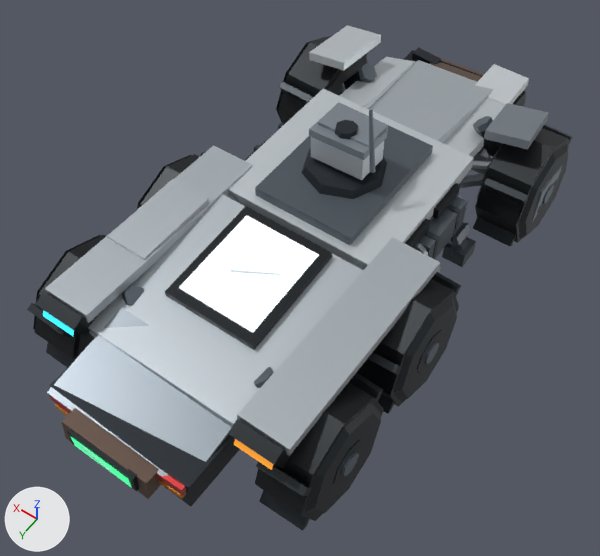
A saved change to the glTF model assets/recon-rover-s/derived/meshopt/lod1/r47xs_recon_rover_d1_lod1.meshopt.glb.
Camera for both pictures: a 50 mm camera at (-2.29, 3.5, 5.35) aimed at (-0.1, 0.44, 0.53). The axes (+X, +Y, +Z) are drawn at lower left. The lights are the same throughout. The older version comes first. Where no turn or scale is listed for an object, it has been applied to the vertices. Vertices at exactly the same position are counted once.

Names of what the first picture shows: 'CHASSIS_ARMOR_BODY', 'DEBRIS_FENDER_POS_X', 'DISPLAY_FDAI_TELEMETRY_PANEL', 'WHEEL_FL', 'WHEEL_FR', 'WHEEL_ML', 'WHEEL_MR', 'WHEEL_RL', 'WHEEL_RR', 'ZONE_FLANK_NEG_X', 'ZONE_FLANK_POS_X', 'ZONE_FRONT_BUMPER', 'ZONE_REAR_PANEL' and 17 more.
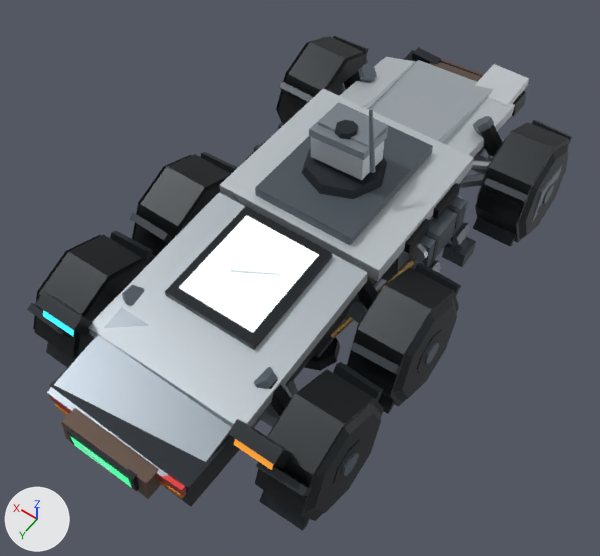
Boxes (x1, y1, x2, y2) around the edits, measured in the pictures (600 x 556 px):
'ZONE_FRONT_BUMPER', reshaped (22% narrower, 17% shorter): before (309, 25, 549, 157); after (339, 47, 526, 157)
'DEBRIS_FENDER_POS_X', no longer drawn: before (107, 179, 209, 260)
part 1 of me_mesh_9, deleted: before (484, 103, 549, 150)
part 2 of me_mesh_9, deleted: before (309, 25, 381, 71)
part 3 of me_mesh_11, deleted: before (237, 237, 440, 456)
part 4 of me_mesh_12, deleted: before (45, 145, 253, 323)
'WHEEL_RR', unchanged, uncovered by the edit: before (27, 235, 106, 368); after (27, 231, 153, 368)
'WHEEL_MR', unchanged, uncovered by the edit: before (137, 152, 205, 210); after (130, 152, 238, 262)

What changed in the scene script:
```text
Change me_mesh_9:
    used by ob_zone_front_bumper; location = (0.0, 0.0, 0.56)
    remove me_mesh_9.from_pydata(...)  # 120 vertices, 180 faces; spans x -1.01..0.97, y -2.34..-0.89, z -0.29..0.55
    add me_mesh_9.from_pydata(...)  # 104 vertices, 156 faces; spans x -0.6..0.65, y -2.34..-0.89, z -0.29..0.41
    me_mesh_9 part 1: the loose piece of 8 vertices spanning x -1.01..-0.59, y -1.79..-1.17, z 0.3..0.54 is deleted
    me_mesh_9 part 2: the loose piece of 8 vertices spanning x 0.63..0.97, y -1.77..-1.19, z 0.37..0.55 is deleted
Change me_mesh_11:
    used by ob_zone_flank_neg_x; location = (0.0, 0.0, 0.56)
    remove me_mesh_11.from_pydata(...)  # 172 vertices, 284 faces; spans x -0.99..-0.3, y -0.86..1.91, z -0.22..0.47
    add me_mesh_11.from_pydata(...)  # 164 vertices, 272 faces; spans x -0.97..-0.3, y -0.86..1.91, z -0.22..0.47
    me_mesh_11 part 3: the loose piece of 8 vertices spanning x -0.99..-0.61, y 0.05..1.79, z 0.32..0.46 is deleted
Change me_mesh_12:
    used by ob_zone_flank_pos_x; location = (0.0, 0.0, 0.56)
    remove me_mesh_12.from_pydata(...)  # 172 vertices, 284 faces; spans x 0.3..0.99, y -0.86..1.91, z -0.22..0.47
    add me_mesh_12.from_pydata(...)  # 164 vertices, 272 faces; spans x 0.3..0.97, y -0.86..1.91, z -0.22..0.47
    me_mesh_12 part 4: the loose piece of 8 vertices spanning x 0.61..0.99, y 0.05..1.79, z 0.32..0.46 is deleted
Change ob_debris_fender_pos_x:
    ob_debris_fender_pos_x: bpy.data.objects.new('DEBRIS_FENDER_POS_X', me_mesh_16) -> bpy.data.objects.new('DEBRIS_FENDER_POS_X', None)
```
